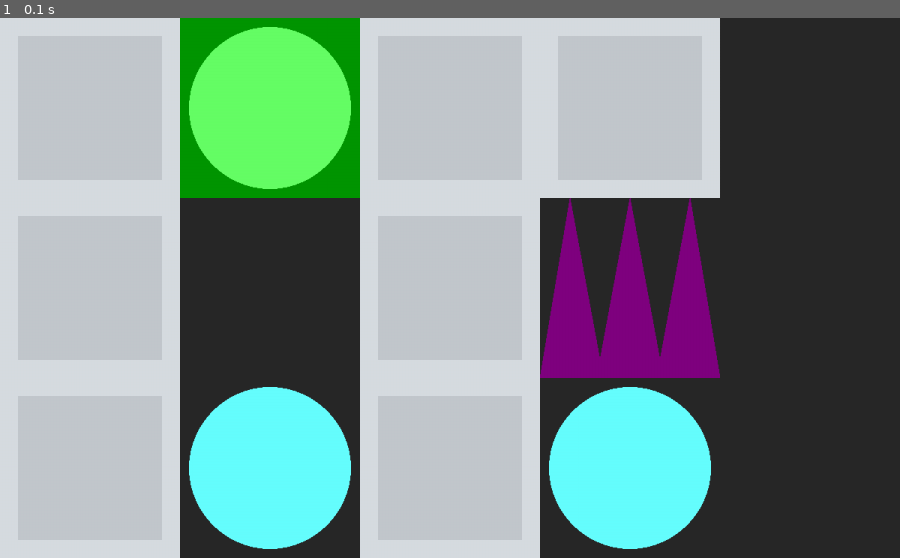
Above: before the commit, frame 1.
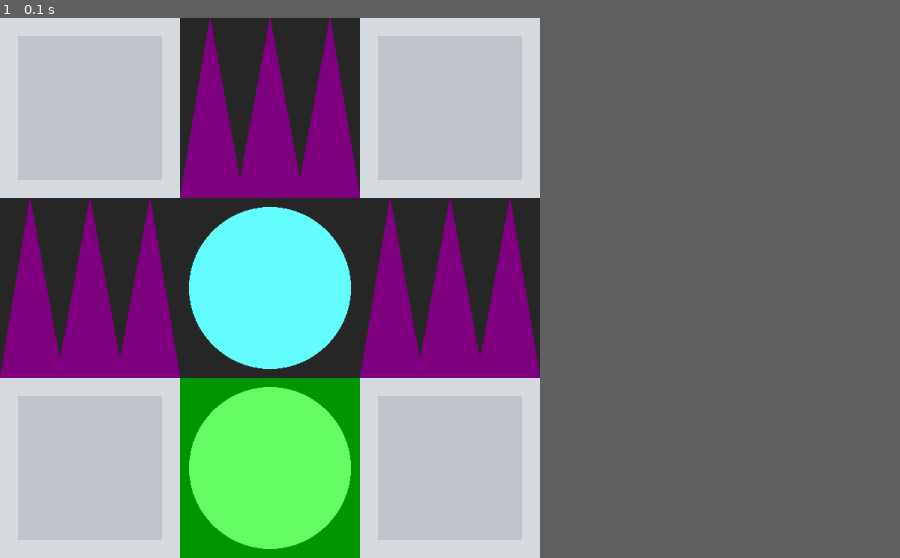
Above: after the commit, the same moment.

Repository: WingedSeal/mazegame
Game: pygame game, started from src/main.py
The game is run twice, just before and just after one commit, with the same random seed, the same clock (stepped at 60 frames per second) and the same inputs.
Inputs:
- Up to frame 1 (0.1 s): no input
In our replay, the window is 900x540 before the commit and 540x540 after it. These sizes can differ from the game's own. Grey fills any space a smaller window leaves; there, only what the larger window draws over its background counts as a difference.

The runs differ from the first frame. In frame 1, 46% of the frame differs, in the area x 0-80%, y 0-100%.

Commit message:
feat: normal2

Diff:
--- a/src/main.py
+++ b/src/main.py
@@ -5,4 +5,4 @@
     pass
 
 
-run(script, TUTORIAL5)
+run(script, NORMAL2)
--- a/src/mazegame/api/maps/__init__.py
+++ b/src/mazegame/api/maps/__init__.py
@@ -1,5 +1,6 @@
 from .hard1 import HARD1
 from .normal1 import NORMAL1
+from .normal2 import NORMAL2
 from .tutorial1 import TUTORIAL1
 from .tutorial2 import TUTORIAL2
 from .tutorial3 import TUTORIAL3
--- /dev/null
+++ b/src/mazegame/api/maps/normal2.py
@@ -0,0 +1,16 @@
+import random
+from ...direction import Direction
+from ...color import Color
+from ...map import Door, Enemy, Exit, Key, Map, Block, Player, Spike
+
+
+map = [
+    [Block(), Spike(), Block()],
+    [Spike(), Player(), Spike()],
+    [Block(), Spike(), Block()],
+]
+
+x, y = random.choice([(0, 1), (1, 0), (1, 2), (2, 1)])
+map[y][x] = Exit()
+
+NORMAL2 = Map(map)
